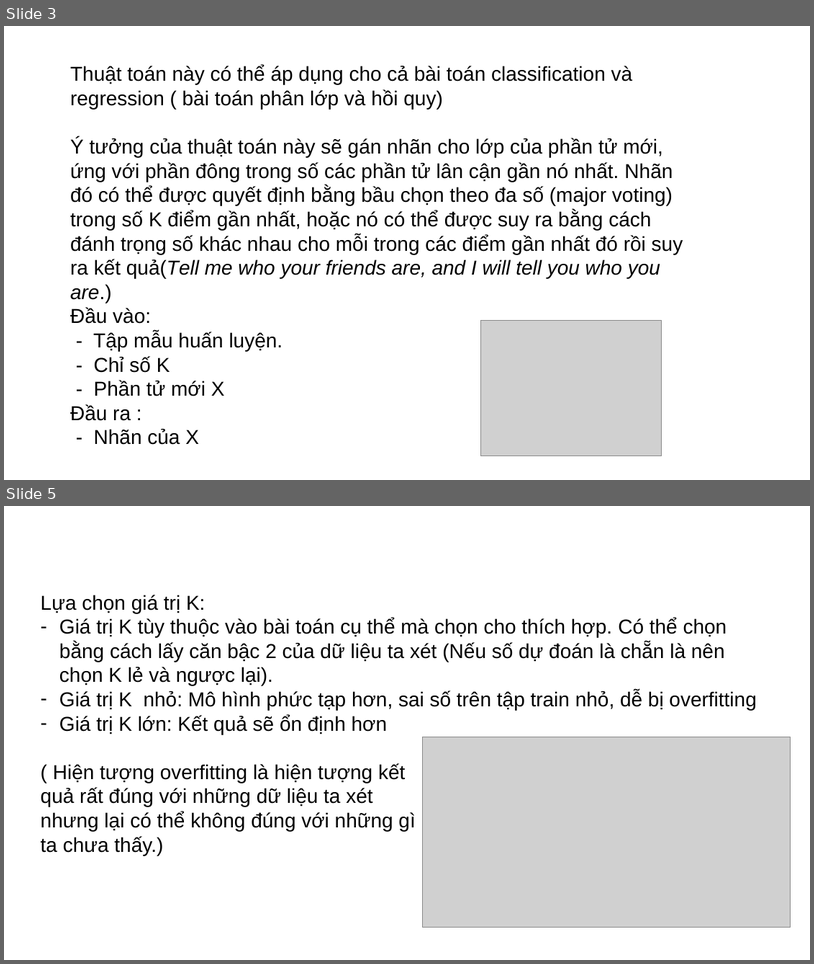
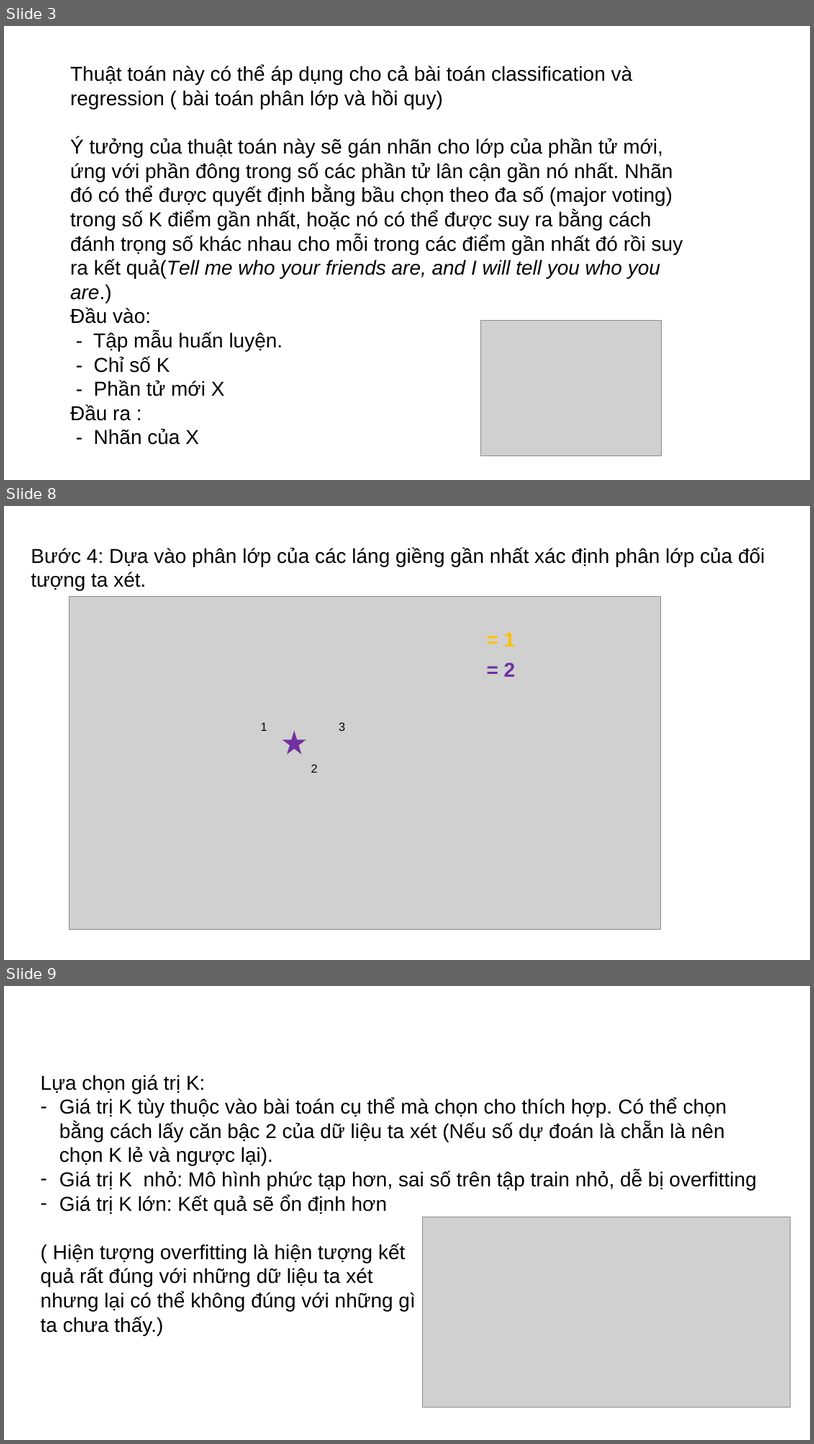
Before and after one commit to doanquocnhan/Credit-Card-Fraud-Detection-Using-KNN, a slide deck: BaoCao_4Tuandau.pptx. Shown one above the other, each under a label of ours: slides 3 and 5 before the commit, slides 3, 8 and 9 after it; the slides between them are not shown. The pictures are 814x964 and 814x1444 pixels, drawn with LibreOffice and Linux fonts; fonts in the diff are those of the drawing; grey boxes stand for pictures. Boxes give left, top, right and bottom in pixels: in the first picture for what was removed or moved away, otherwise in the second. Text is boxed around its words. In the diff, an @@ line names an element or a change of style, - is before the commit and + after.

```diff
--- a/BaoCao_4Tuandau.pptx
+++ b/BaoCao_4Tuandau.pptx
@@ slide 8 added at (4,506,810,960), background #FFFFFF @@
@@ text added at (31,547,765,590), 24 pt, text #000000 @@
+Bước 4: Dựa vào phân lớp của các láng giềng gần nhất xác định phân lớp của đối tượng ta xét.
@@ text added at (504,632,516,646), 24 pt, text #FFC000, bold @@
+= 1
@@ text added at (504,662,516,677), 24 pt, text #7030A0, bold @@
+= 2
@@ star added at (282,731,306,754), fill #7030A0 @@
@@ group added at (69,596,661,929): 3 texts, 1 picture @@
+1
+2
+3
@@ what was slide 5 is now slide 9 @@
```
Also in this commit, not shown: 2 slides changed, 4 other slides added.
